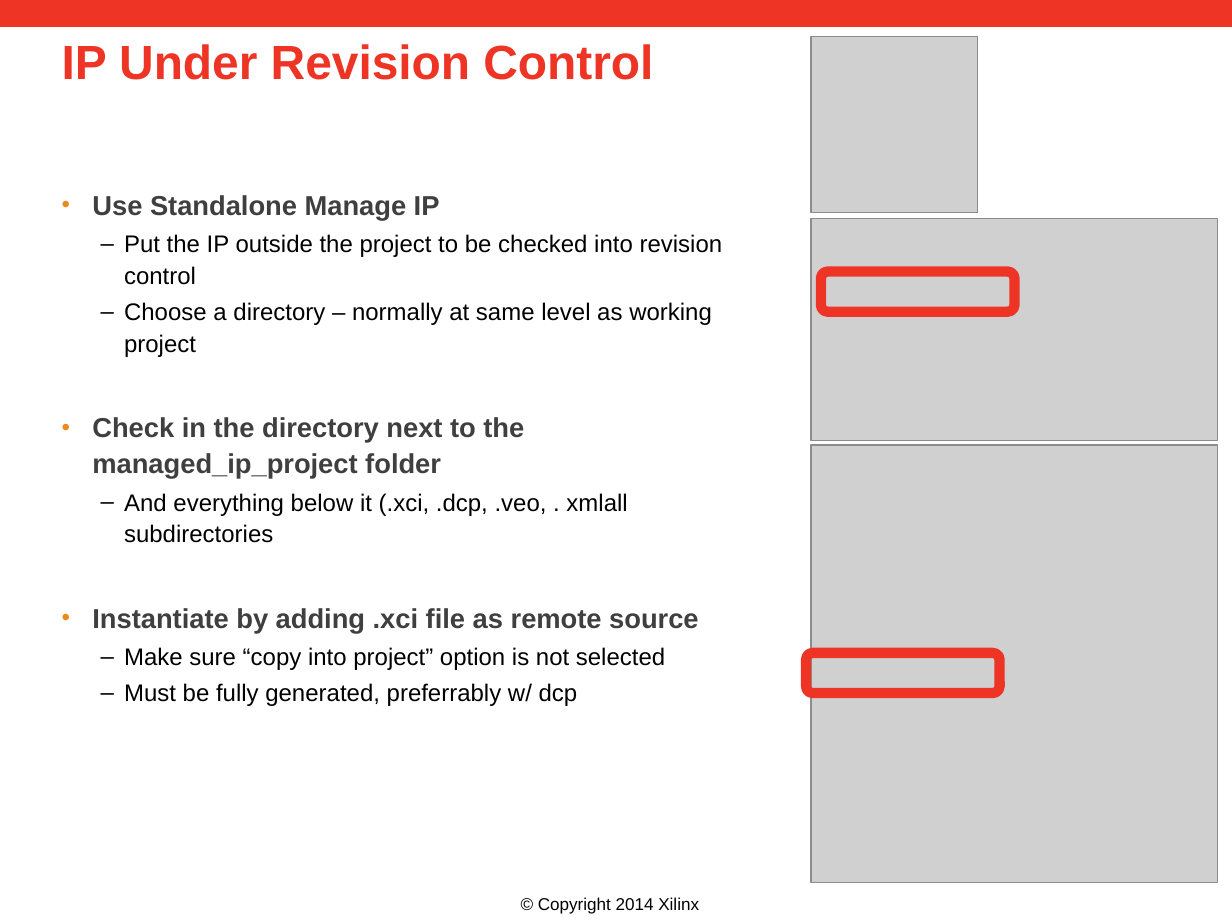
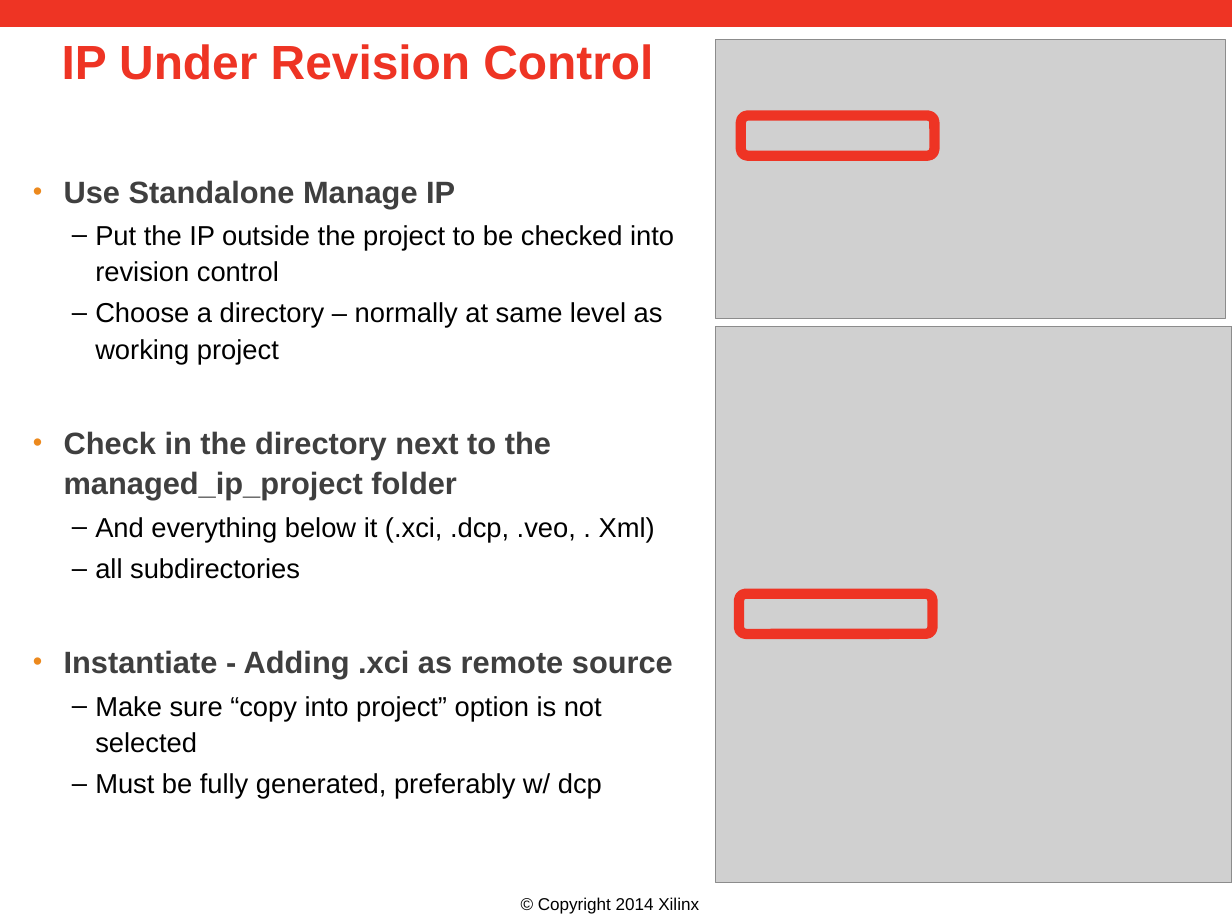
Before and after one commit to Xilinx/revCtrl, a slide deck: slide 8 of doc/versionControl.pptx. Drawn at 1232x924 pixels with LibreOffice and Linux fonts; fonts in the diff are those of the drawing; grey boxes stand for pictures; background and template pictures are left out. Boxes give left, top, right and bottom in pixels: in the first picture for what was removed or moved away, otherwise in the second. Text is boxed around its words. In the diff, an @@ line names an element or a change of style, - is before the commit and + after.

Commit message:
updated presentation

```diff
--- a/doc/versionControl.pptx
+++ b/doc/versionControl.pptx
@@ picture: place and size @@
-picture at [811, 219, 1217, 441]
+picture at [715, 39, 1225, 318]
@@ picture removed at [811, 37, 977, 213] @@
@@ rounded rectangle: place and size @@
-rounded rectangle at [821, 271, 1014, 312]
+rounded rectangle at [740, 116, 934, 156]
@@ text "Use Standalone Manage IP": place and size @@
-text "Use Standalone Manage IP" at [92, 195, 723, 706]
+text "Use Standalone Manage IP" at [64, 180, 674, 799]
@@ text at [64, 180, 674, 753]: size 16 to 18 pt in "Use Standalone Manage IP", "Check in the directory next to the ..."; size 14 to 16 pt in "Put the IP outside the project to ...", "Choose a directory – normally at same ...", "Make sure “copy into project” option is ..." @@
@@ picture: place and size @@
-picture at [811, 445, 1217, 882]
+picture at [715, 326, 1232, 883]
@@ text at [64, 517, 673, 679]: text changed; size 14 to 16 pt @@
-  – And everything below it (.xci, .dcp, .veo, . xmlall subdirectories
-• Instantiate by adding .xci file as remote source
+  – And everything below it (.xci, .dcp, .veo, . Xml)
+  – all subdirectories
+• Instantiate - Adding .xci as remote source
@@ rounded rectangle: place and size @@
-rounded rectangle at [806, 653, 999, 694]
+rounded rectangle at [739, 594, 933, 634]
@@ text at [95, 773, 602, 799]: text changed; size 14 to 16 pt @@
-  – Must be fully generated, preferrably w/ dcp
+  – Must be fully generated, preferably w/ dcp
```
Also in this commit, not shown: 11 other slides changed.
